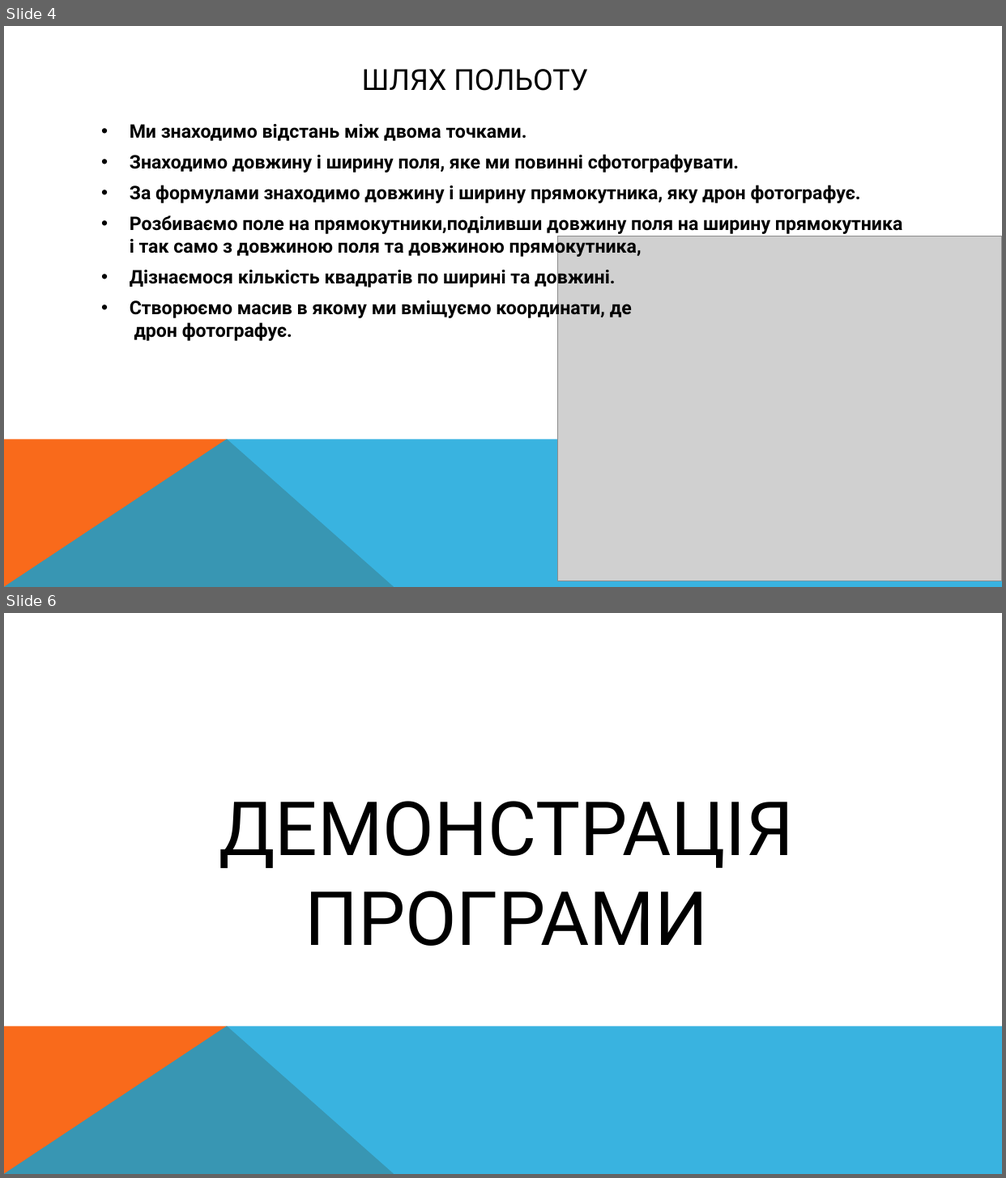
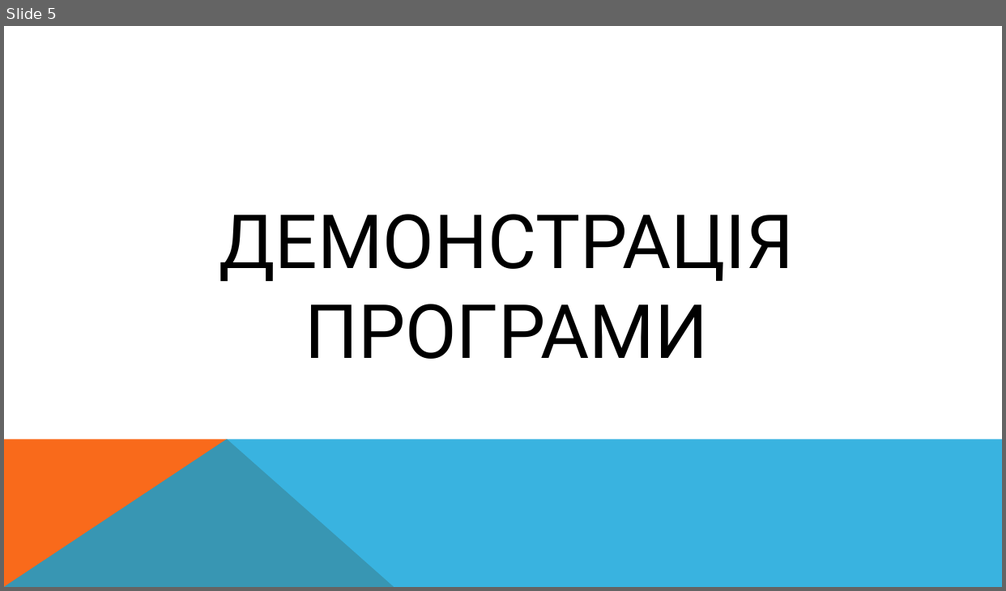
Before and after one commit to Ap3lsin4k/ANDRII-I_liceum, a slide deck: Peppers.pptx. Shown one above the other, each under a label of ours: slides 4 and 6 before the commit, slide 5 after it; the slides between them are not shown. The pictures are 1006x1178 and 1006x591 pixels, drawn with LibreOffice and Linux fonts; fonts in the diff are those of the drawing; grey boxes stand for pictures. Boxes give left, top, right and bottom in pixels: in the first picture for what was removed or moved away, otherwise in the second. Text is boxed around its words. In the diff, an @@ line names an element or a change of style, - is before the commit and + after.

```diff
--- a/Peppers.pptx
+++ b/Peppers.pptx
@@ slide 4 removed at box(4, 26, 1002, 587), background #FFFFFF; not listed: 2 template elements that a slide beside it also shows @@
@@ title removed at box(362, 69, 588, 91) @@
-ШЛЯХ ПОЛЬОТУ
@@ text removed at box(130, 124, 903, 341) @@
-• Ми знаходимо відстань між двома точками.
-• Знаходимо довжину і ширину поля, яке ми повинні сфотографувати.
-• За формулами знаходимо довжину і ширину прямокутника, яку дрон фотографує.
-• Розбиваємо поле на прямокутники,поділивши довжину поля на ширину прямокутника і так само з довжиною поля та довжиною прямокутника,
-• Дізнаємося кількість квадратів по ширині та довжині.
-• Створюємо масив в якому ми вміщуємо координати, де
-  дрон фотографує.
@@ picture removed at box(558, 237, 1002, 581) @@
@@ what was slide 6 is now slide 5 @@
```
Also in this commit, not shown: 4 slides changed, 2 slides added, 1 other file.
